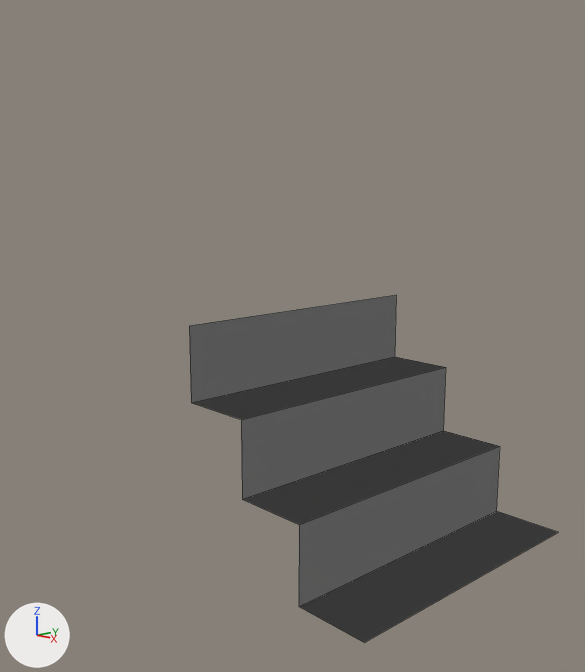
Before and after pictures for a commit that changed the Blender file Ninja Game/Assets/GameObjects/stairs.blend.
One viewpoint serves both versions: a 50 mm camera at (9.19, -7.86, 4.8) aimed at (0.74, 0.0, 2.57). Lighting does not change. The marker at lower left points along +X, +Y and +Z. Mesh edges are drawn as thin lines.
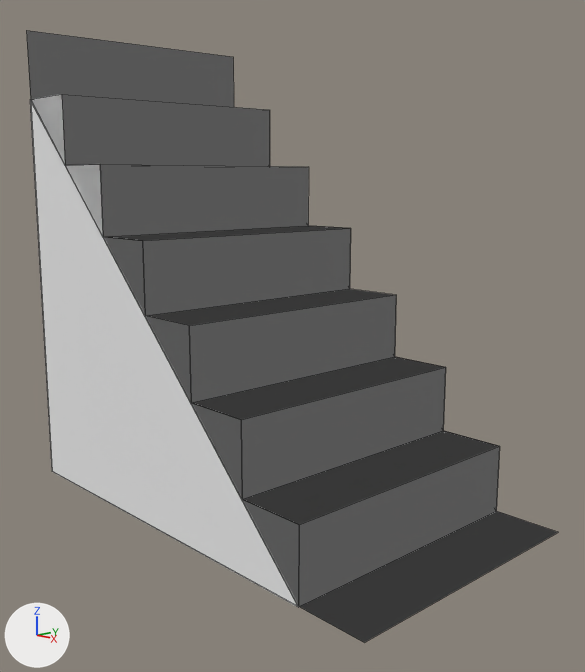
Commit message: Bottom Stairs

Where the change shows, as pixel boxes (x1, y1, x2, y2) in the pictures (585 x 672 px):
'Cube', reshaped (44% wider, 76% taller)
    before: (189, 295, 558, 643)
    after: (26, 30, 558, 643)
part 1 of me_cube, added
    after: (26, 30, 234, 107)
part 2 of me_cube, added
    after: (30, 94, 500, 608)

Patch to the scene script:
```diff
--- a/Ninja Game/Assets/GameObjects/stairs.blend.py
+++ b/Ninja Game/Assets/GameObjects/stairs.blend.py
@@ me_cube @@
 # used by ob_cube; location = (0.0, 0.0, 0.0)
-me_cube.from_pydata(...)  # 40 vertices, 12 faces, 1 loose edge; spans x 1.0..4.0, y -2.0..2.0, z 0.0..3.0
+me_cube.from_pydata(...)  # 205 vertices, 71 faces, 2 loose edges; spans x -3.01..4.0, y -2.01..2.0, z -0.01..7.0
+# me_cube part 1: the loose piece of 4 vertices spanning x 1.0, y -2.0..2.0, z 2.0..3.0 is copied, and the copy is moved by (-4.0, 0.0, 4.0); it spans x -3.0, y -2.0..2.0, z 6.0..7.0
+# me_cube part 2
+# 58 vertices are added at x -3.01..4.0, y -2.01..2.0, z -0.01..6.0
+# 34 new vertices lie (0.0, 4.0, 0.0) away from vertices in x -3.01..4.0, y -2.0, z -0.01..6.0
+# 5 new vertices lie (-1.0, 0.0, 0.0) away from vertices in x -1.0..3.0, y -2.0..2.0, z 1.0..5.0
+# 6 new vertices lie (0.0, 0.0, 1.0) away from vertices in x -2.0..2.0, y -2.0..2.0, z 1.0..5.0
+# 12 new vertices lie (1.0, 0.0, 0.0) away from vertices in x -3.0..2.0, y -2.0..2.0, z 1.0..6.0
+# 8 new vertices lie (0.0, 0.0, -1.0) away from vertices in x -2.0..3.0, y -2.0..2.0, z 1.0..6.0
+# 1 loose edge is added
+# 48 new faces join them
 me_cube.materials.append(mat_material)
```
